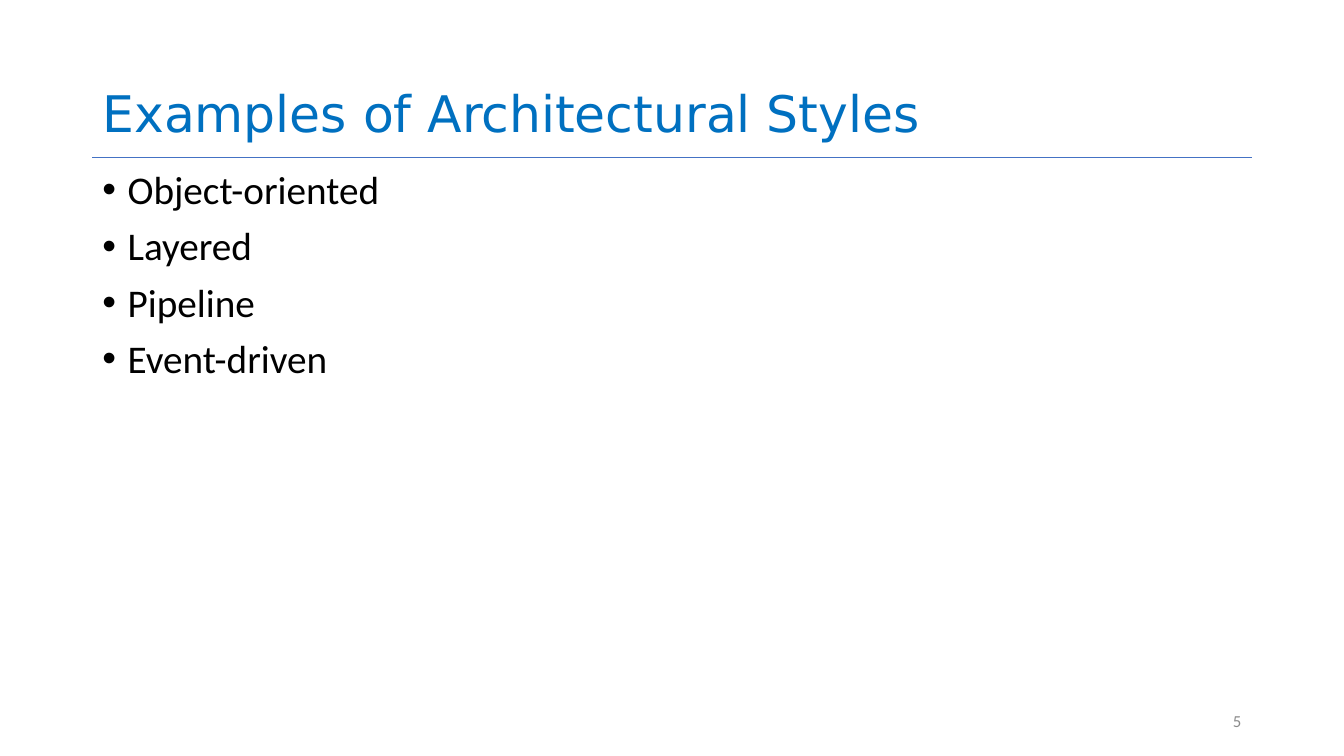
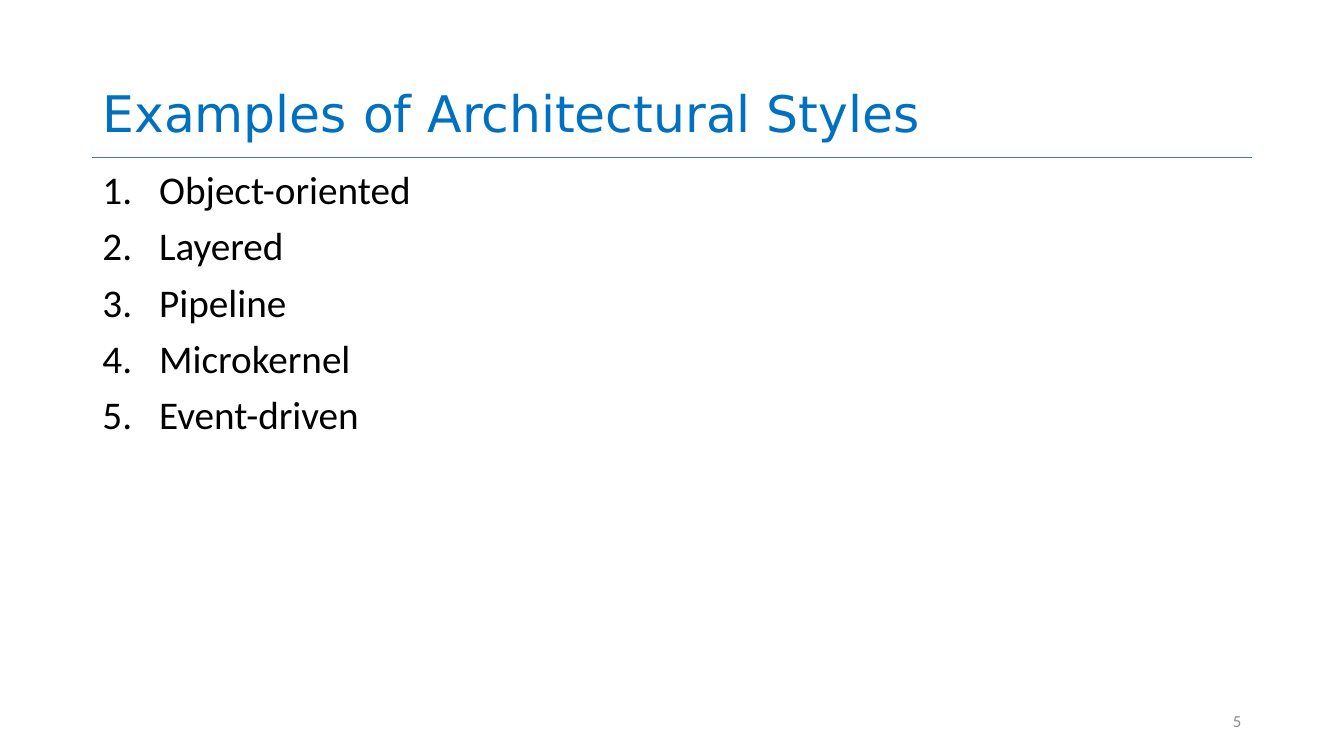
Before and after one commit to neu-se/CS4530-Spring-2022, a slide deck: slide 5 of Slides/Lesson 2.2 The Architectural Scale.pptx. Drawn at 1344x756 pixels with LibreOffice and Linux fonts; fonts in the diff are those of the drawing. Boxes give left, top, right and bottom in pixels: in the first picture for what was removed or moved away, otherwise in the second. Text is boxed around its words. In the diff, an @@ line names an element or a change of style, - is before the commit and + after.

```diff
--- a/Slides/Lesson 2.2 The Architectural Scale.pptx
+++ b/Slides/Lesson 2.2 The Architectural Scale.pptx
@@ text at bbox=[159, 176, 410, 430]: bullet • to 1. @@
@@ text at bbox=[159, 345, 350, 374]: paragraph added @@
+4. Microkernel
```
Also in this commit, not shown: 2 other slides changed, 1 slide added.
